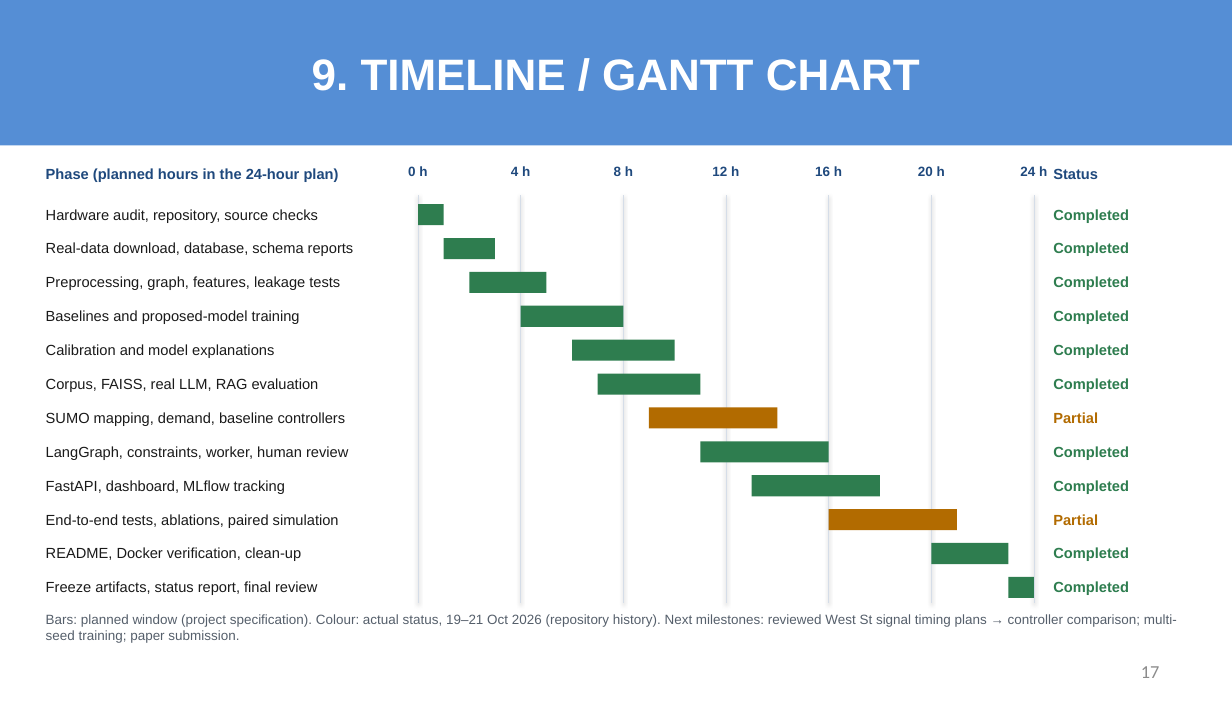
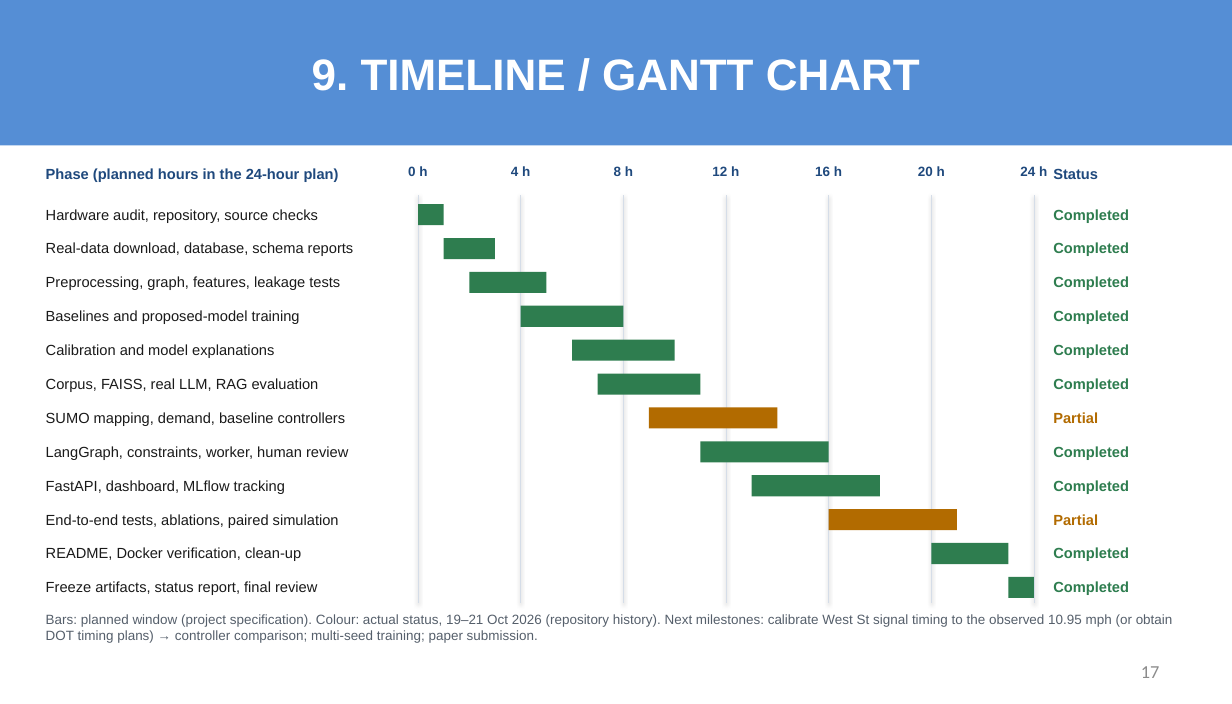
Before and after one commit to sricharansk/Major-Project, a slide deck: slide 17 of presentation/Final_Review_S_K_Sricharan_25MML1010.pptx. Drawn at 1232x704 pixels with LibreOffice and Linux fonts; fonts in the diff are those of the drawing. Boxes give left, top, right and bottom in pixels: in the first picture for what was removed or moved away, otherwise in the second. Text is boxed around its words. In the diff, an @@ line names an element or a change of style, - is before the commit and + after.

```diff
--- a/presentation/Final_Review_S_K_Sricharan_25MML1010.pptx
+++ b/presentation/Final_Review_S_K_Sricharan_25MML1010.pptx
@@ text at [46,614,1173,643]: text changed @@
-Bars: planned window (project specification). Colour: actual status, 19–21 Oct 2026 (repository history). Next milestones: reviewed West St signal timing plans → controller comparison; multi-seed training; paper submission.
+Bars: planned window (project specification). Colour: actual status, 19–21 Oct 2026 (repository history). Next milestones: calibrate West St signal timing to the observed 10.95 mph (or obtain DOT timing plans) → controller comparison; multi-seed training; paper submission.
```
Also in this commit, not shown: 1 other slide changed, 48 other files.
